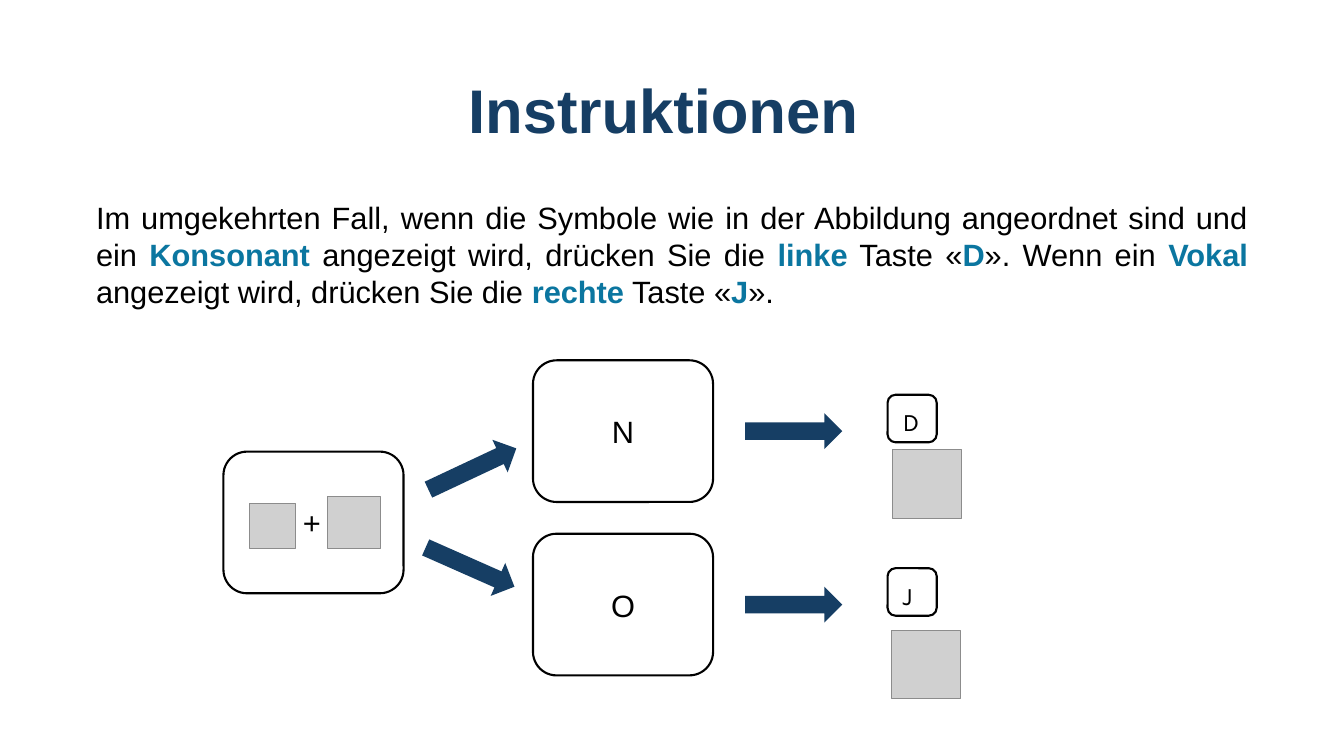
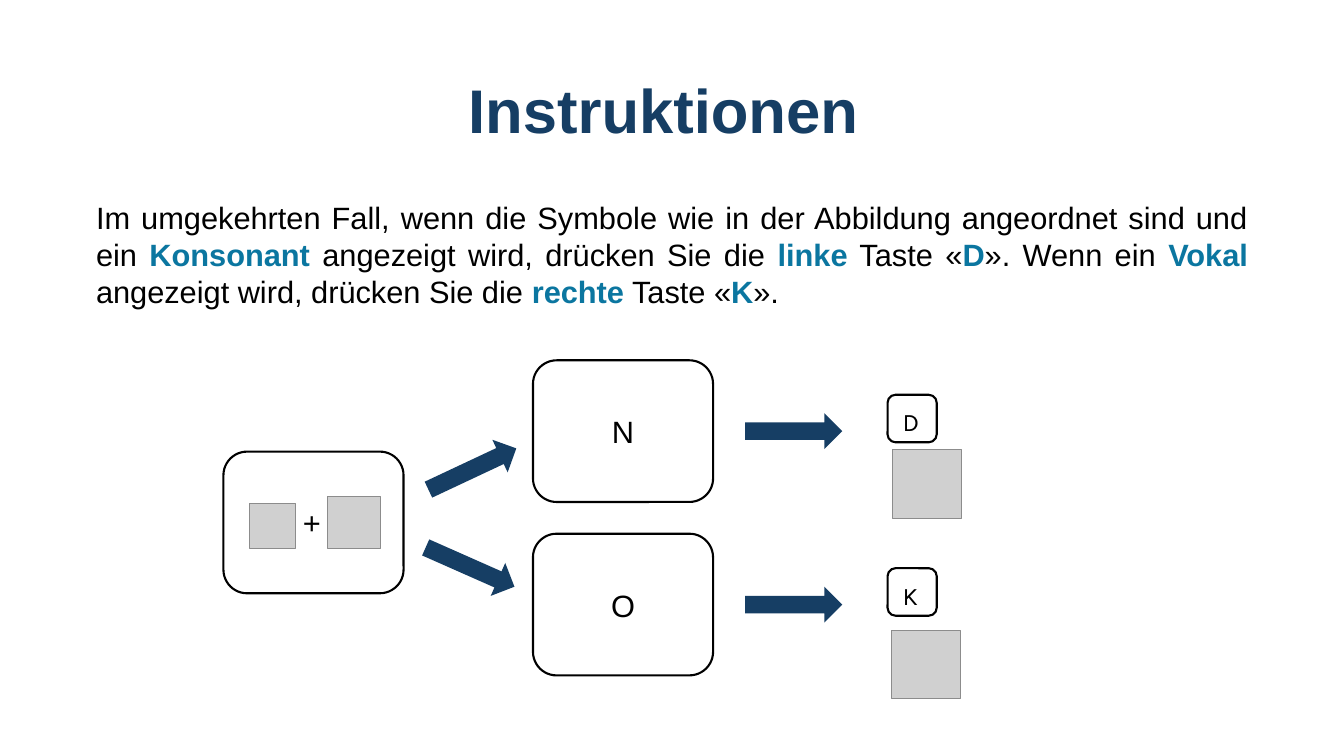
Before and after one commit to GidonFrischkorn/Ambizione-IndividualDifferencesStudy, a slide deck: slide 5 of tasks/letter-judgement-changingSR/Instructions_letterchangeSR.pptx. Drawn at 1344x756 pixels with LibreOffice and Linux fonts; fonts in the diff are those of the drawing; grey boxes stand for pictures. Boxes give left, top, right and bottom in pixels: in the first picture for what was removed or moved away, otherwise in the second. Text is boxed around its words. In the diff, an @@ line names an element or a change of style, - is before the commit and + after.

```diff
--- a/tasks/letter-judgement-changingSR/Instructions_letterchangeSR.pptx
+++ b/tasks/letter-judgement-changingSR/Instructions_letterchangeSR.pptx
@@ text at (x1=96, y1=206, x2=1248, y2=309): text changed @@
-Im umgekehrten Fall, wenn die Symbole wie in der Abbildung angeordnet sind und ein Konsonant angezeigt wird, drücken Sie die linke Taste «D». Wenn ein Vokal angezeigt wird, drücken Sie die rechte Taste «J».
+Im umgekehrten Fall, wenn die Symbole wie in der Abbildung angeordnet sind und ein Konsonant angezeigt wird, drücken Sie die linke Taste «D». Wenn ein Vokal angezeigt wird, drücken Sie die rechte Taste «K».
@@ text at (x1=903, y1=589, x2=918, y2=605): text changed @@
-J
+K
```
Also in this commit, not shown: 4 other slides changed, 12 other files.
